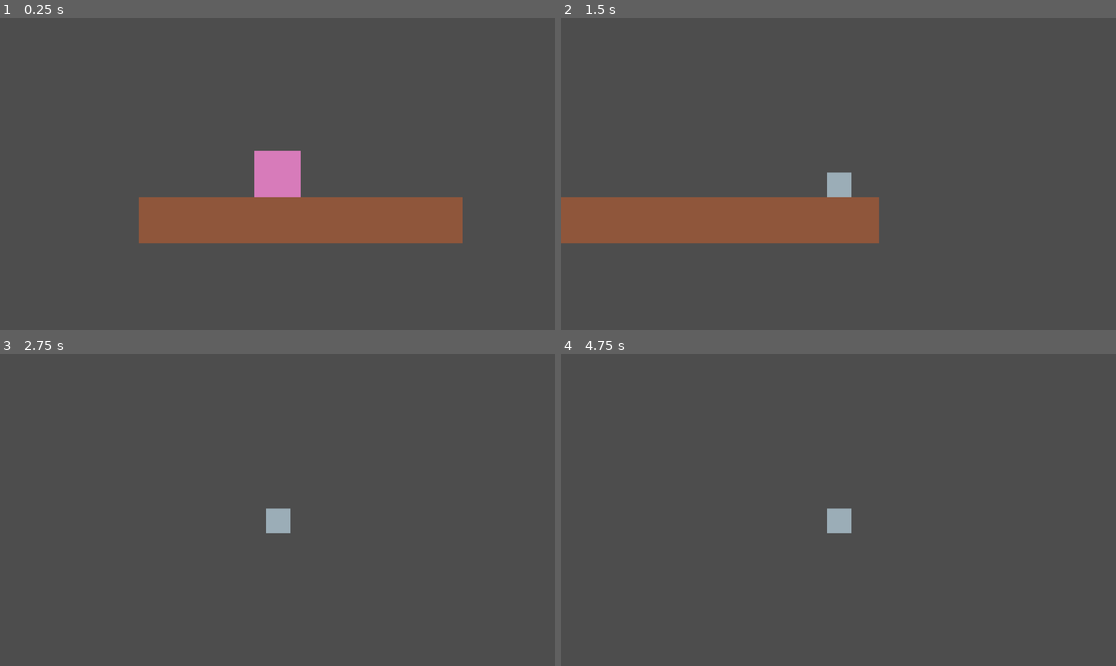
Above: before the commit, frames 1-4 (two rows, left to right).
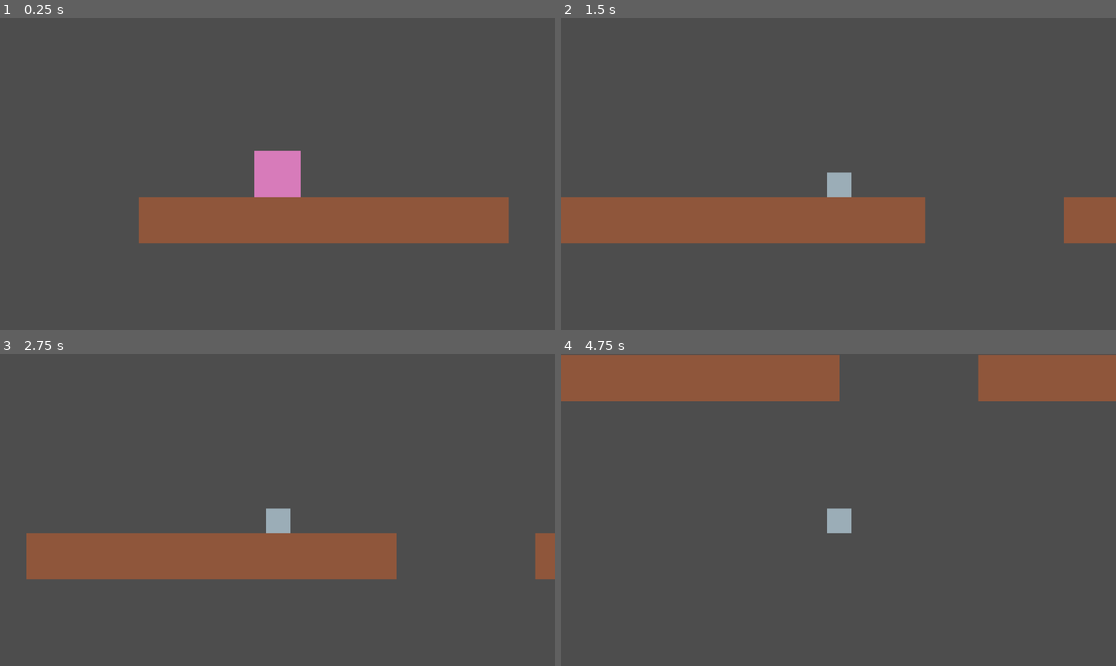
Above: after the commit, the same moments.

Repository: BuddyGames04/GudevJam14
Game: Godot game, scene res://Level1.tscn
Same seed, same stepped clock (60 frames per second), same inputs: the game is played once before the commit and once after it. The project has no main scene, so this scene is started directly.
Inputs:
- Up to frame 1 (0.25 s): no input
- Up to frame 2 (1.5 s): tap Enter at 0.5 s; hold Right (right) from 0.53 s (still down); tap Space (jump) at 0.6, 0.77, 1.07 s; tap Shift (switch_form) at 1.35 s
- Up to frame 3 (2.75 s): tap Space (jump) at 1.52, 1.55, 1.82, 2.1 s; release Right (right) at 2.03 s; hold A (left) from 2.03 s (still down)
- Up to frame 4 (4.75 s): release A (left) at 2.78 s; hold Right (right) 2.78-4.28 s; tap Shift (switch_form) at 2.85, 4.35 s; tap Space (jump) at 3.02, 3.05, 3.32, 3.6, 3.77, 4.07, 4.52, 4.55 s; hold A (left) from 4.28 s (still down)

The runs differ from the first frame. In frame 1, 1.2% of the frame differs, in the area x 83-92%, y 57-73%; in frame 2, 2.6%; in frame 3, 10%; in frame 4, 11%, in the area x 0-100%, y 0-16%.

Commit message:
Altered jump movement

Diff:
--- a/Level1.tscn
+++ b/Level1.tscn
@@ -34,4 +34,4 @@
 tile_set = SubResource("TileSet_t3bbb")
 rendering_quadrant_size = 32
 format = 2
-layer_0/tile_data = PackedInt32Array(131070, 131072, 0, 1310 …(64 unchanged characters)… , 0, 65539, 131072, 0, 131069, 131072, 0)
+layer_0/tile_data = PackedInt32Array(131070, 131072, 0, 1310 …(64 unchanged characters)… , 0, 65539, 131072, 0, 131069, 131072, 0, 65540, 131072, 0, 65544, 131072, 0, 65545, 131072, 0, 65546, 131072, 0, 65547, 131072, 0, 65548, 131072, 0, 65549, 131072, 0, 65550, 131072, 0, 65551, 131072, 0, 65552, 131072, 0, 65553, 131072, 0, 65554, 131072, 0, 65555, 131072, 0)
--- a/player.gd
+++ b/player.gd
@@ -80,9 +80,19 @@
 		print("jumping from moving")
 
 func process_jumping(delta):
-	# Let the player fall naturally; jump force is already applied
+	# Allow horizontal movement while jumping
+	var direction = 0
+	if Input.is_action_pressed("right"):
+		direction += 1
+	if Input.is_action_pressed("left"):
+		direction -= 1
+
+	velocity.x = direction * speed
+
+	# Return to idle when landing
 	if is_on_floor():
 		current_state = State.SUNNY_IDLE if is_sunny else State.GRIM_IDLE
+
 
 func _input(event):
 	# Switch between Sunny and Grim
